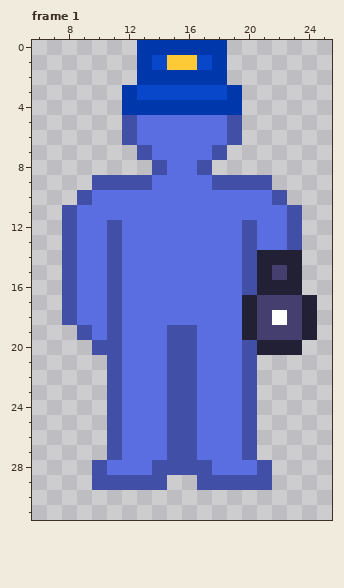
A pixel-art file gets an edit: MonsterPhobia/Assets/Art/player.aseprite. Above is the file before it was changed.
32x32 pixels, 1 frame. Shown: frame 1: x 6..25, y 0..31. The commit also changed other frames, which this record leaves out.
The same view after the edit:
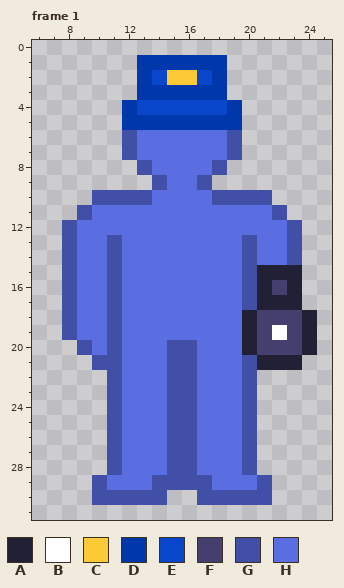
Palette (. is transparent): A #222034  B #ffffff  C #fbca36  D #0038ab  E #0847ca  F #443f6e  G #414fa7  H #5b6ee1
From old to new:
Frame 1:
y 0: x 13..18 DDDDDD -> ......
y 1: x 14..17 ECCE -> DDDD
y 2: x 14..17 DDDD -> ECCE
y 3: x 12..19 DEEEEEED -> .DDDDDD.
y 4: x 13..18 DDDDDD -> EEEEEE
y 5: x 12..19 GHHHHHHG -> DDDDDDDD
y 7: x 12..13 .G -> GH; x 18..19 G. -> HG
y 8: x 13..14 .G -> GH; x 17..18 G. -> HG
y 9: x 10..14 GGGGH -> ....G; x 17..21 HGGGG -> G....
y 10: x 9..13 GHHHH -> .GGGG; x 18..22 HHHHG -> GGGG.
y 11: x 8..9 GH -> .G; x 22..23 HG -> G.
y 12: x 11 G -> H; x 20 G -> H
y 14: x 21..23 AAA -> HHG
y 15: x 22 F -> A
y 16: x 22 A -> F
y 17: x 20..24 AFFFA -> GAAA.
y 18: x 22 B -> F
y 19: x 8..9 .G -> GH; x 15..16 GG -> HH; x 22 F -> B
y 20: x 9..10 .G -> GH; x 20..24 GAAA. -> AFFFA
y 21: x 10 . -> G; x 21..23 ... -> AAA
y 28: x 10..11 GH -> .G; x 14 G -> H; x 17 G -> H; x 20..21 HG -> G.
y 29: x 11..13 GGG -> HHH; x 15..16 .. -> GG; x 18..20 GGG -> HHH
y 30: x 10..14 ..... -> GGGGG; x 17..21 ..... -> GGGGG
